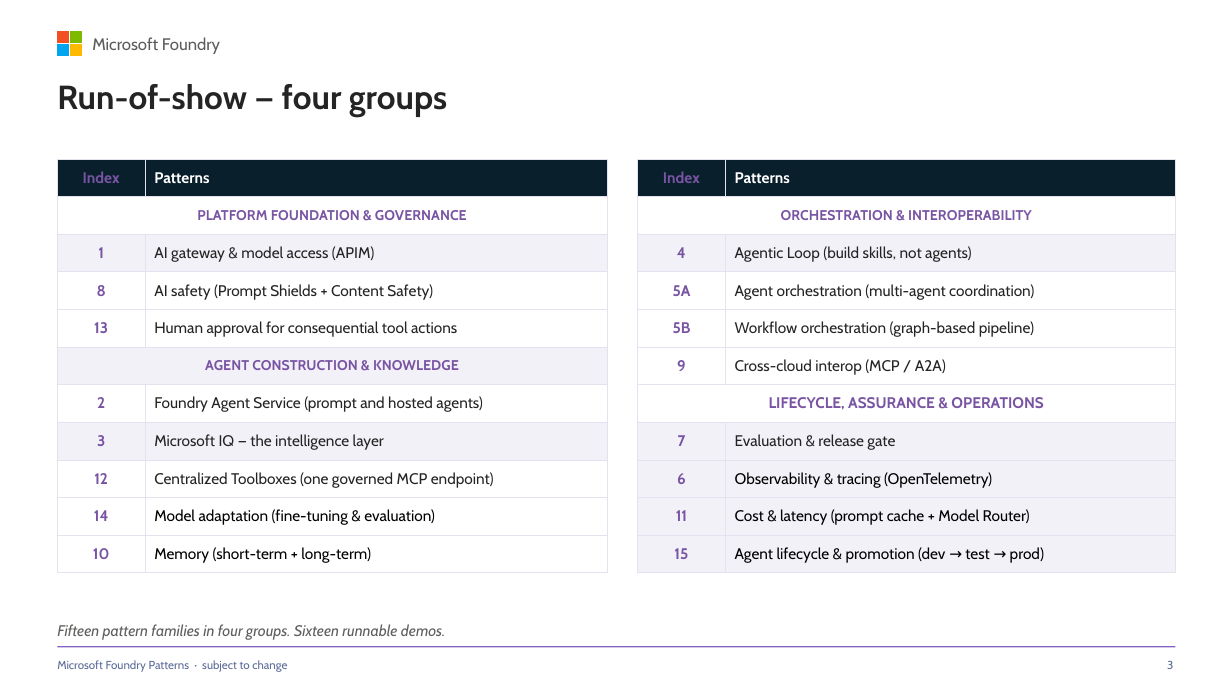
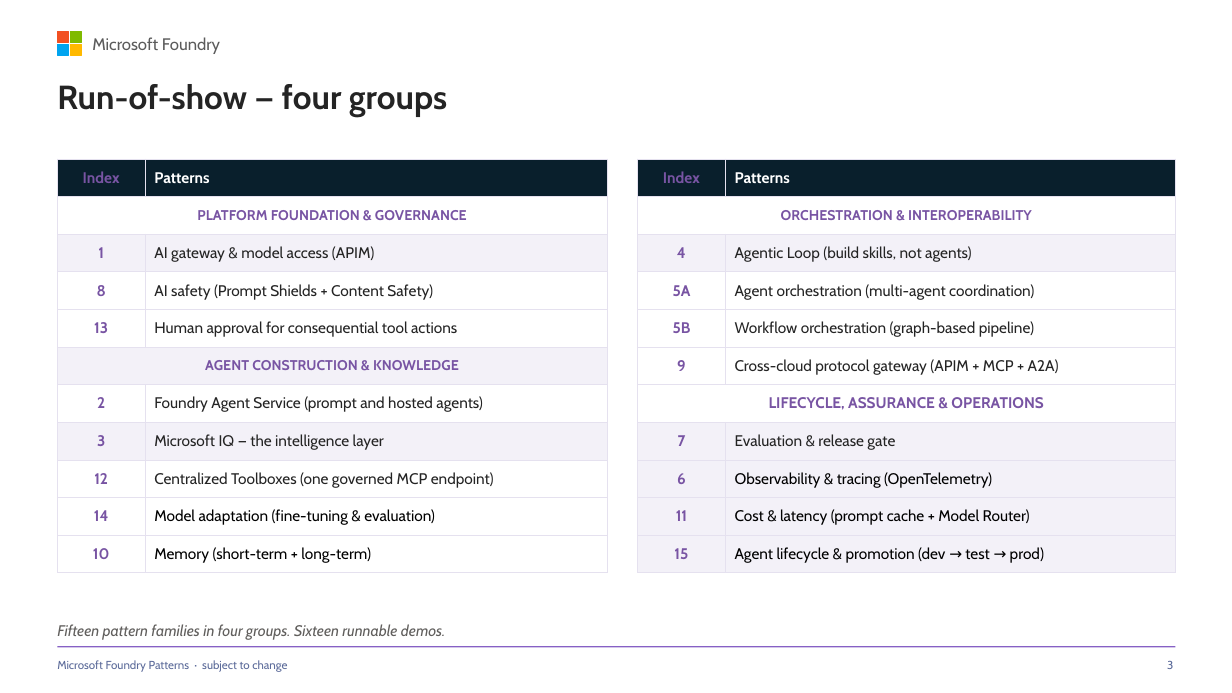
Before and after one commit to SridharArrabelly/foundry-pattern-library, a slide deck: slide 3 of foundry-patterns.pptx. Drawn at 1232x693 pixels with LibreOffice and Linux fonts; fonts in the diff are those of the drawing. Boxes give left, top, right and bottom in pixels: in the first picture for what was removed or moved away, otherwise in the second. Text is boxed around its words. In the diff, an @@ line names an element or a change of style, - is before the commit and + after.

```diff
--- a/foundry-patterns.pptx
+++ b/foundry-patterns.pptx
@@ table at bbox=[638, 159, 1176, 573] @@
-row 6, column 2: Cross-cloud interop (MCP / A2A)
+row 6, column 2: Cross-cloud protocol gateway (APIM + MCP + A2A)
```
Also in this commit, not shown: 2 other slides changed, 1 other file.
